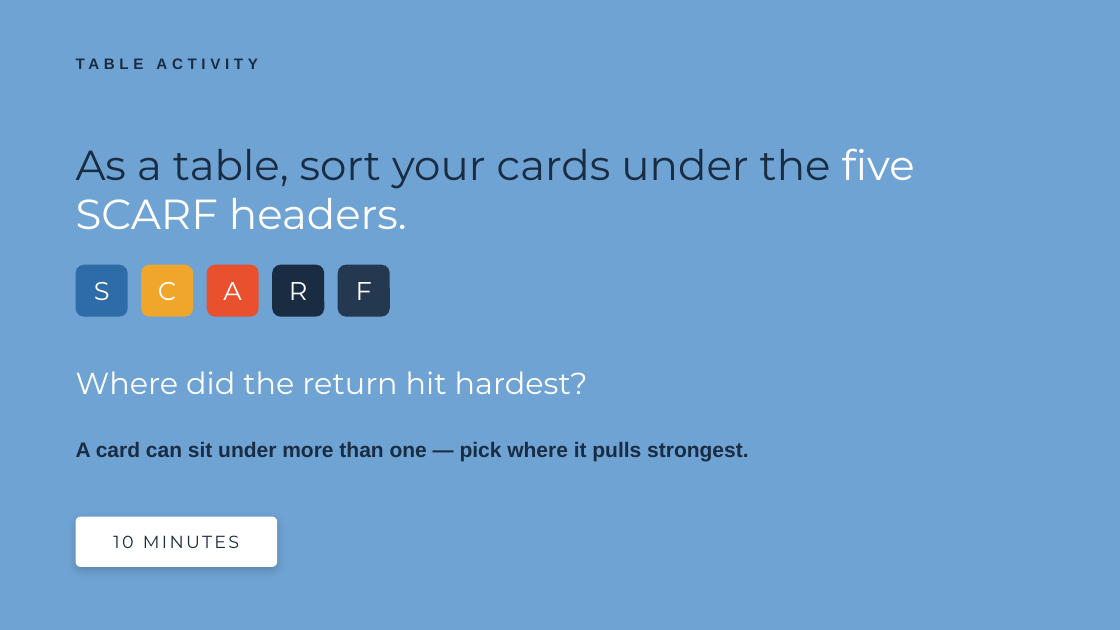
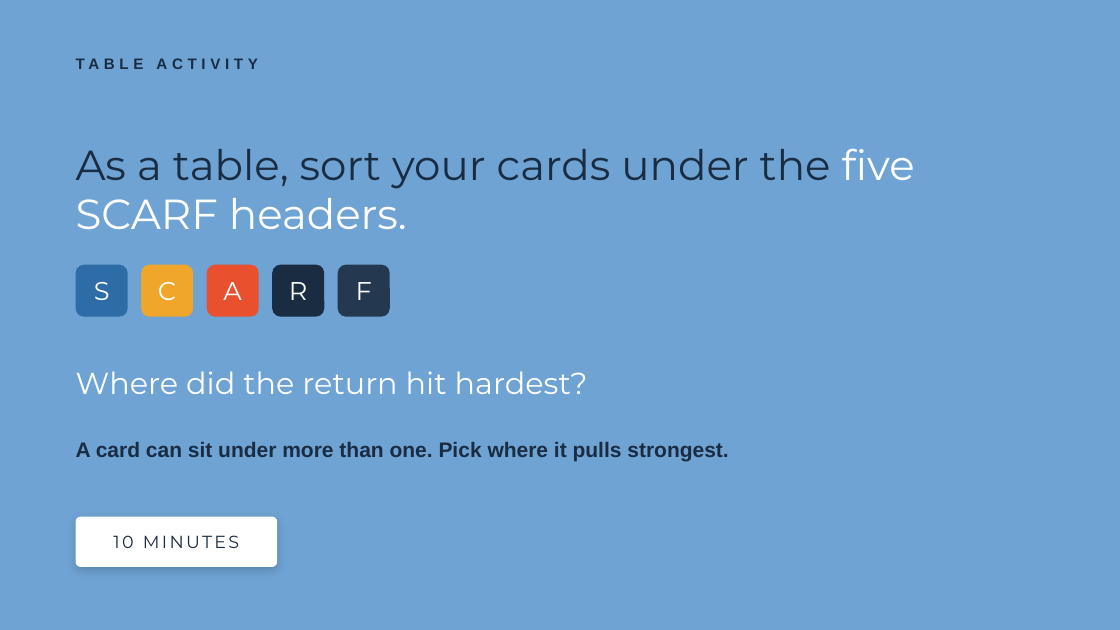
Before and after one commit to gaelin-sketch/belonging-assessment, a slide deck: slide 5 of slides/Session3_Anchored_Belonging_That_Survives_Change.pptx. Drawn at 1120x630 pixels with LibreOffice and Linux fonts; fonts in the diff are those of the drawing. Boxes give left, top, right and bottom in pixels: in the first picture for what was removed or moved away, otherwise in the second. Text is boxed around its words. In the diff, an @@ line names an element or a change of style, - is before the commit and + after.

```diff
--- a/slides/Session3_Anchored_Belonging_That_Survives_Change.pptx
+++ b/slides/Session3_Anchored_Belonging_That_Survives_Change.pptx
@@ text at (x1=76, y1=442, x2=728, y2=462): text changed @@
-A card can sit under more than one — pick where it pulls strongest.
+A card can sit under more than one. Pick where it pulls strongest.
```
Also in this commit, not shown: 11 other slides changed, 1 other file.
